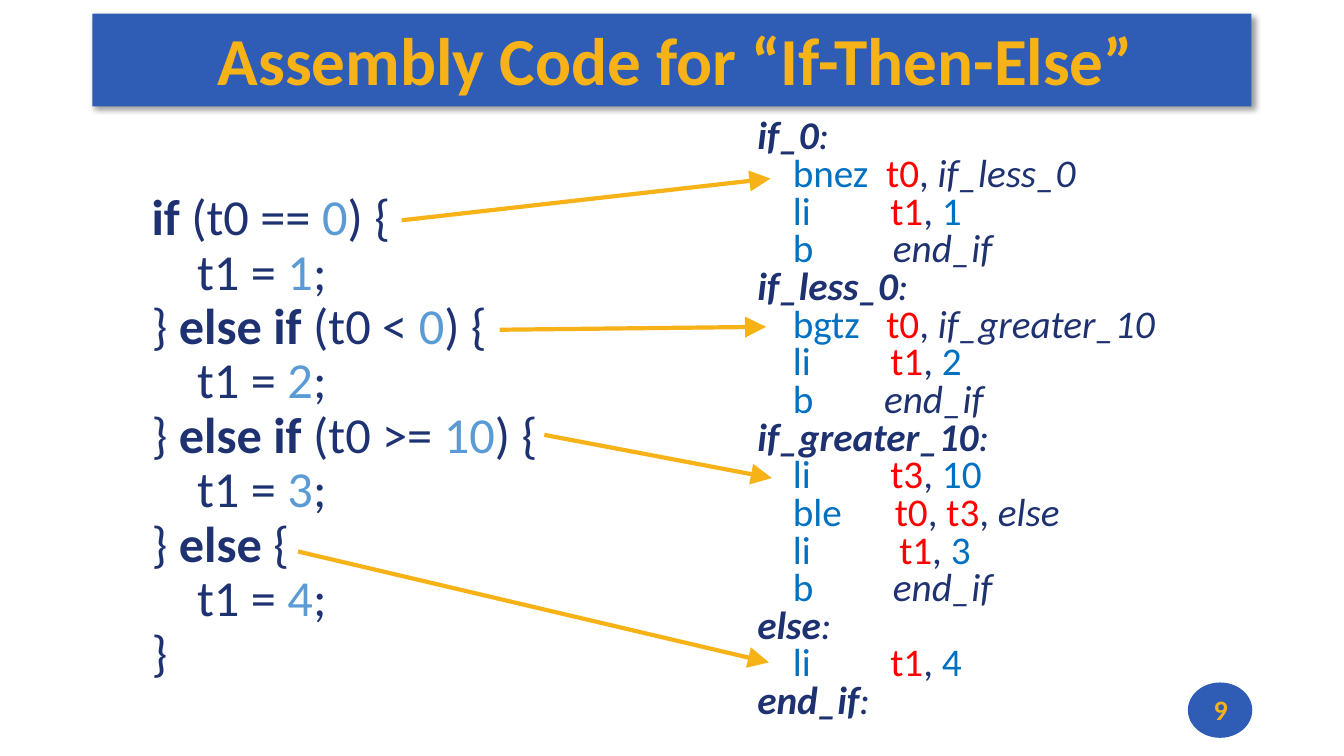
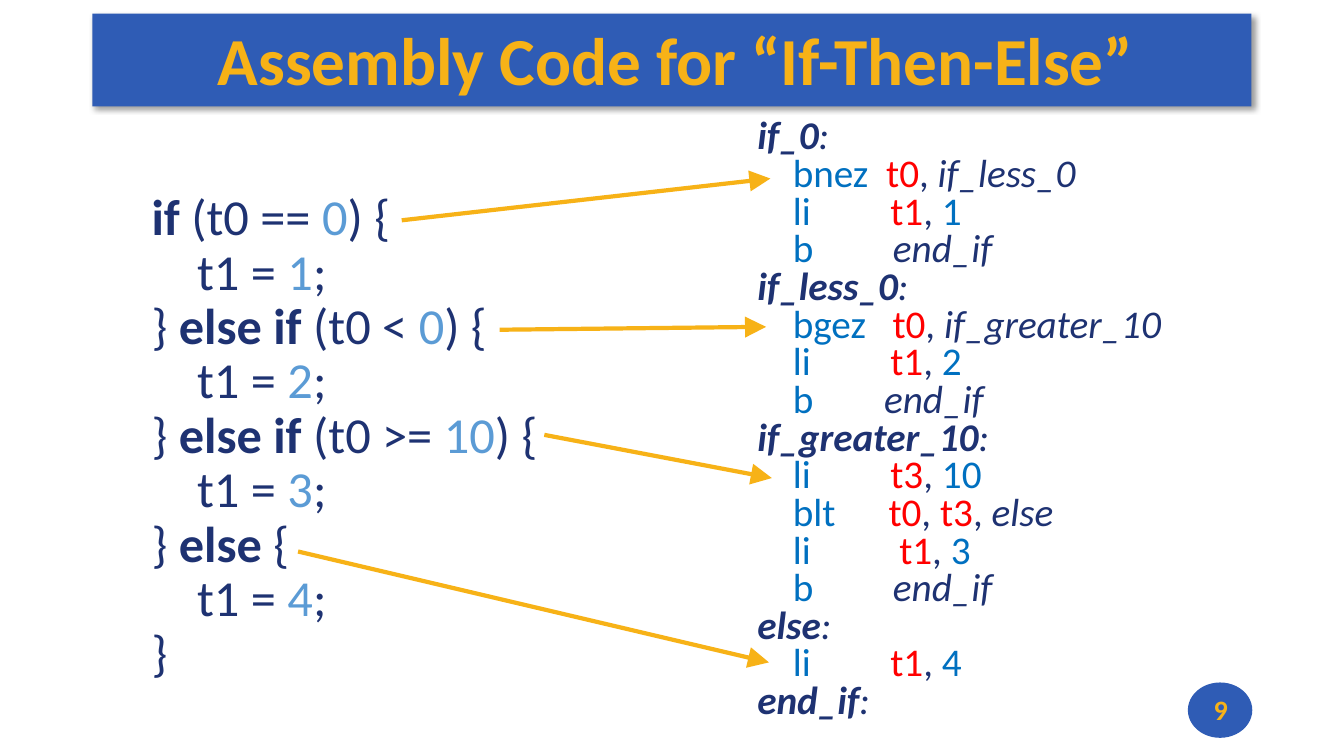
Before and after one commit to andrewt0301/hse-acos-course, a slide deck: slide 9 of docs/part1ca/05_MacrosBranchesArrays/CA_Lecture_05.pptx. Drawn at 1344x756 pixels with LibreOffice and Linux fonts; fonts in the diff are those of the drawing. Boxes give left, top, right and bottom in pixels: in the first picture for what was removed or moved away, otherwise in the second. Text is boxed around its words. In the diff, an @@ line names an element or a change of style, - is before the commit and + after.

```diff
--- a/docs/part1ca/05_MacrosBranchesArrays/CA_Lecture_05.pptx
+++ b/docs/part1ca/05_MacrosBranchesArrays/CA_Lecture_05.pptx
@@ text at bbox=[793, 305, 1161, 348]: text changed @@
-bgtz t0, if_greater_10
+bgez t0, if_greater_10
@@ text at bbox=[793, 498, 1054, 531]: text changed @@
-ble t0, t3, else
+blt t0, t3, else
```
Also in this commit, not shown: 4 other slides changed, 1 other file.
